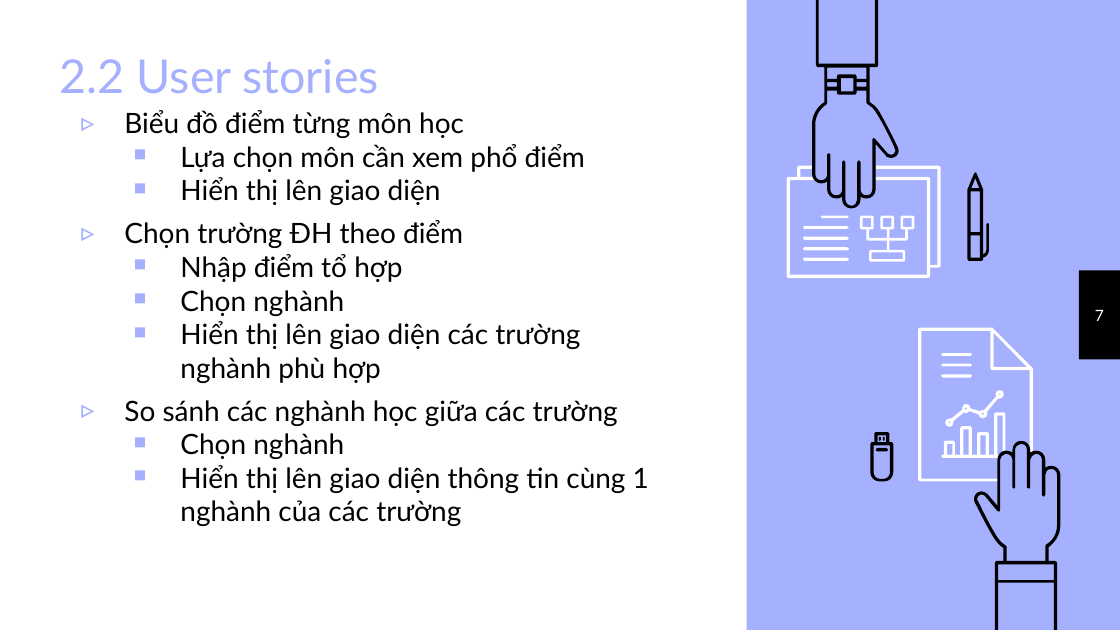
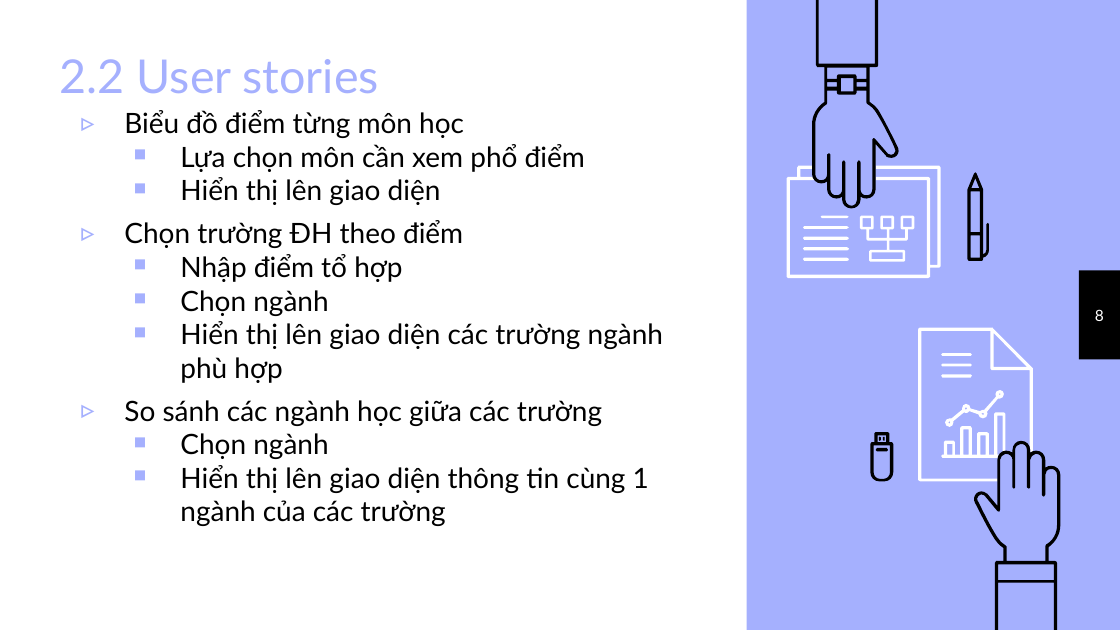
Before and after one commit to ha-duc-hai/Phan-tich-diem-thi-DH, a slide deck: slide 8 of Báo cáo KTPM.pptx (slide 7 before the commit). Drawn at 1120x630 pixels with LibreOffice and Linux fonts; fonts in the diff are those of the drawing. Boxes give left, top, right and bottom in pixels: in the first picture for what was removed or moved away, otherwise in the second. Text is boxed around its words. In the diff, an @@ line names an element or a change of style, - is before the commit and + after.

```diff
--- a/Báo cáo KTPM.pptx
+++ b/Báo cáo KTPM.pptx
@@ text at (x1=124, y1=290, x2=663, y2=526): text changed @@
-  ￭ Chọn nghành
-  ￭ Hiển thị lên giao diện các trường nghành phù hợp
-▹ So sánh các nghành học giữa các trường
-  ￭ Chọn nghành
-  ￭ Hiển thị lên giao diện thông tin cùng 1 nghành của các trường
+  ￭ Chọn ngành
+  ￭ Hiển thị lên giao diện các trường ngành phù hợp
+▹ So sánh các ngành học giữa các trường
+  ￭ Chọn ngành
+  ￭ Hiển thị lên giao diện thông tin cùng 1 ngành của các trường
@@ page number at (x1=1095, y1=309, x2=1104, y2=321): text changed @@
-7
+8
```
Also in this commit, not shown: 6 other slides changed, 2 slides added, 2 other files.
